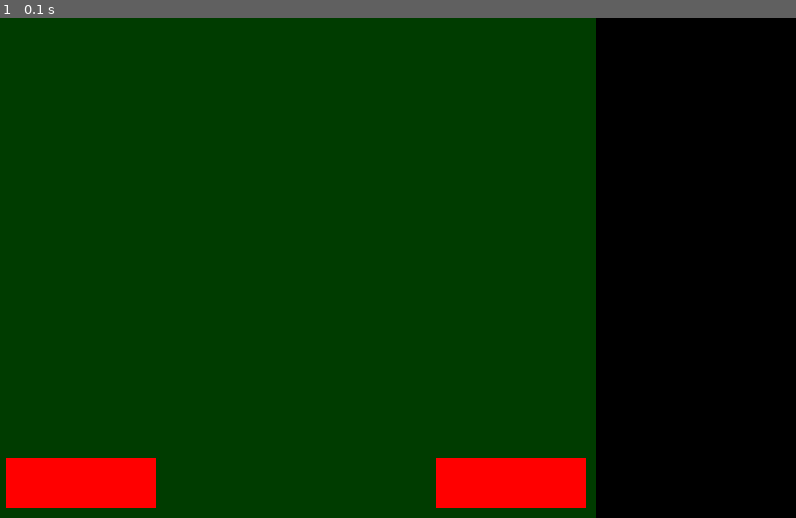
Above: before the commit, frame 1.
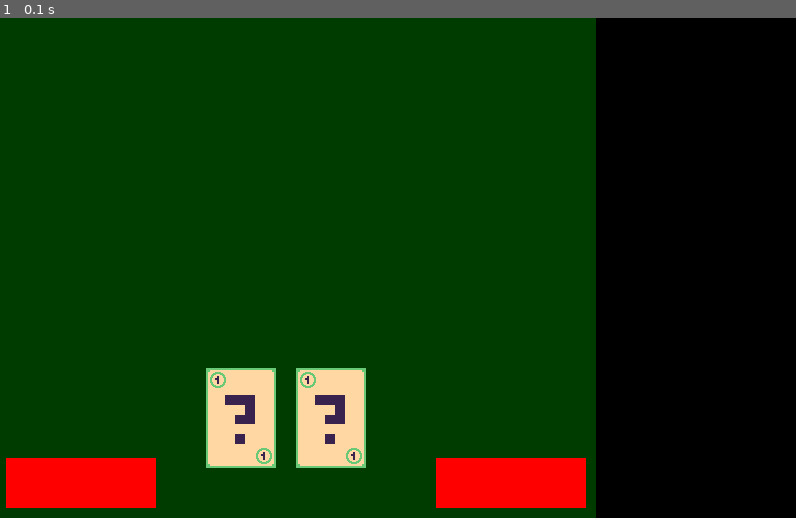
Above: after the commit, the same moment.

Repository: VWait/YandexProjectPygame
Game: pygame game, started from main.py
Two runs of this game, one before a commit and one after it. Both use one fixed random seed, a clock stepped at 60 frames per second and the inputs below.
Inputs:
- Up to frame 1 (0.1 s): no input

The runs differ from the first frame. In frame 1, 3.5% of the frame differs, in the area x 25-46%, y 70-90%.

Commit message:
встроил загрузку картинки в класс спрайта и добавил в abstractblock функцию для возвращения координат по процентному соотношению

Diff:
--- a/LoadImage.py
+++ /dev/null
@@ -1,18 +0,0 @@
-import os
-
-
-def load_image(name, color_key=None):
-    fullname = os.path.join('data', name)
-    try:
-        image = pygame.image.load(fullname).convert()
-    except pygame.error as message:
-        print('Cannot load image:', name)
-        raise SystemExit(message)
-
-    if color_key is not None:
-        if color_key == -1:
-            color_key = image.get_at((0, 0))
-        image.set_colorkey(color_key)
-    else:
-        image = image.convert_alpha()
-    return image
--- a/abstractblock.py
+++ b/abstractblock.py
@@ -13,3 +13,6 @@
     @abstractmethod
     def render(self, screen):
         pygame.draw.rect(screen, self.color, self.block_pos0 + self.block_size)
+
+    def get_xy_by_prop(self, props):
+        return tuple(map(lambda val, p: val * p, self.block_size, props))
--- a/abstractcard.py
+++ /dev/null
@@ -1,13 +0,0 @@
-from abc import ABC, abstractmethod
-import LoadImage
-
-
-class Card(ABC):
-    @abstractmethod
-    def __init__(self, file_name, value):
-        self.image = LoadImage.load_image(file_name)
-        self.value = value
-
-    @abstractmethod
-    def move(self):
-        pass
--- /dev/null
+++ b/cards.py
@@ -0,0 +1,9 @@
+from spriteclass import Sprite
+
+
+class Card(Sprite):
+    def __init__(self, group, file_name, pos0):
+        super().__init__(group)
+        self.image = self.load_image(file_name)
+        self.rect = self.image.get_rect()
+        self.rect.x, self.rect.y = pos0
--- a/main.py
+++ b/main.py
@@ -1,5 +1,6 @@
 import pygame
 import board
+from cards import Card
 
 
 size = width, height = 800, 500
@@ -7,6 +8,9 @@
 clock = pygame.time.Clock()
 running = True
 game_board = board.Board(size, (0, 0), (0.75, 1))
+all_sprites = pygame.sprite.Group()
+for i in range(2):
+    Card(all_sprites, 'card1.png', game_board.get_xy_by_prop((0.35 + i * 0.15, 0.7)))
 
 
 while running:
@@ -15,6 +19,7 @@
             running = False
     screen.fill(pygame.Color("black"))
     game_board.render(screen)
+    all_sprites.draw(screen)
     pygame.display.flip()
 
 pygame.quit()
--- /dev/null
+++ b/spriteclass.py
@@ -0,0 +1,20 @@
+import pygame
+import os
+
+
+class Sprite(pygame.sprite.Sprite):
+    def load_image(self, name, color_key=None):
+        fullname = os.path.join('data', name)
+        try:
+            image = pygame.image.load(fullname).convert()
+        except pygame.error as message:
+            print('Cannot load image:', name)
+            raise SystemExit(message)
+
+        if color_key is not None:
+            if color_key == -1:
+                color_key = image.get_at((0, 0))
+            image.set_colorkey(color_key)
+        else:
+            image = image.convert_alpha()
+        return image
Binary file added: data/card1.png
